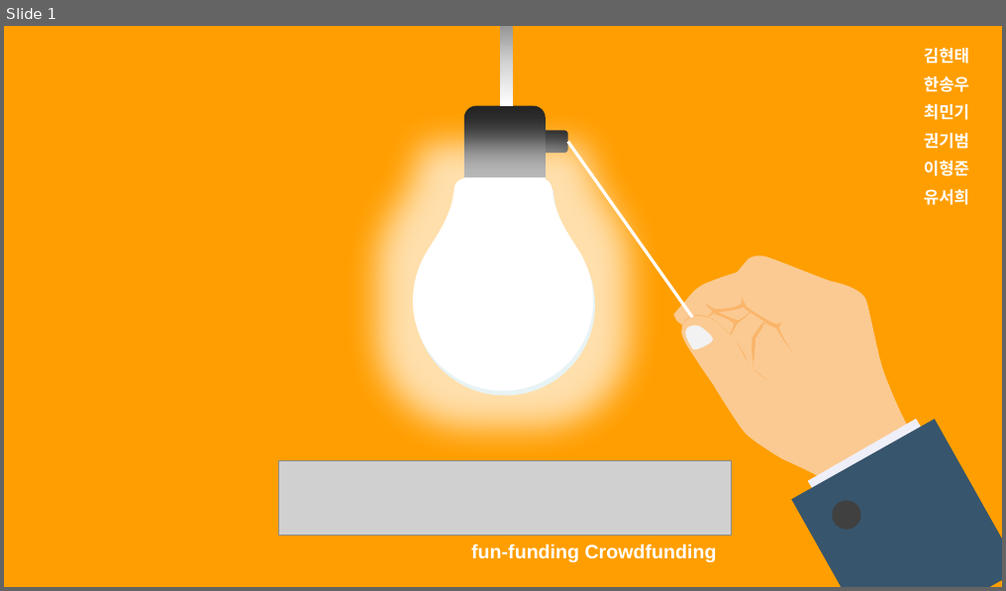
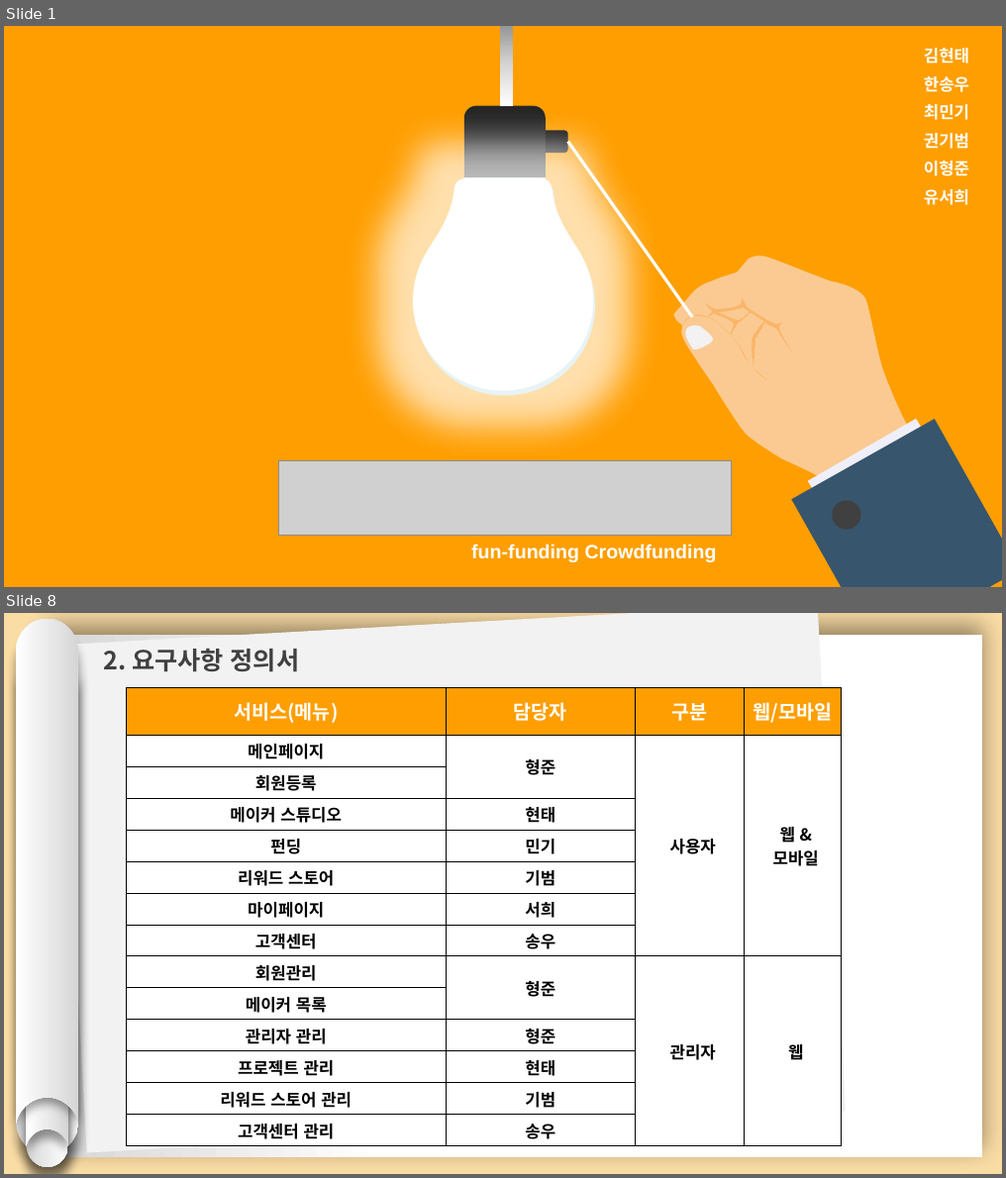
Before and after one commit to hhsw07/ezen-academy-projects, a slide deck: 0 발표용 파워포인트/0529 4차발표/0529 project06 - 파워포인트 종합.pptx. Shown one above the other, each under a label of ours: slide 1 before the commit, slides 1 and 8 after it; the slides between them are not shown. The pictures are 1006x591 and 1006x1178 pixels, drawn with LibreOffice and Linux fonts; fonts in the diff are those of the drawing; grey boxes stand for pictures. Boxes give left, top, right and bottom in pixels: in the first picture for what was removed or moved away, otherwise in the second. Text is boxed around its words. In the diff, an @@ line names an element or a change of style, - is before the commit and + after.

```diff
--- a/0 발표용 파워포인트/0529 4차발표/0529 project06 - 파워포인트 종합.pptx
+++ b/0 발표용 파워포인트/0529 4차발표/0529 project06 - 파워포인트 종합.pptx
@@ slide 8 added at [4,613,1002,1174], background #FADCA5 @@
@@ group added at [16,619,79,1166]: 4 freeform shapes @@
@@ rectangle added at [47,634,982,1157], fill gradient #FFFFFF to #D7D7D7 @@
@@ rectangle added at [58,613,845,1154], fill #F2F2F2 @@
@@ text added at [103,648,300,672], 18 pt, text #404040, bold @@
+2. 요구사항 정의서
@@ table added at [126,688,842,1147], 14 rows, 4 columns @@
+서비스(메뉴) | 담당자 | 구분 | 웹/모바일
+메인페이지 | 형준 | 사용자 | 웹 & / 모바일
+회원등록 |  |  | 
+메이커 스튜디오 | 현태 |  | 
+펀딩 | 민기 |  | 
+리워드 스토어 | 기범 |  | 
+마이페이지 | 서희 |  | 
+고객센터 | 송우 |  | 
+회원관리 | 형준 | 관리자 | 웹
+메이커 목록 |  |  | 
+관리자 관리 | 형준 |  | 
+프로젝트 관리 | 현태 |  | 
+리워드 스토어 관리 | 기범 |  | 
+고객센터 관리 | 송우 |  | 
```
Also in this commit, not shown: 3 slides changed, 18 other slides added, 18 slides removed, 22 other files.
